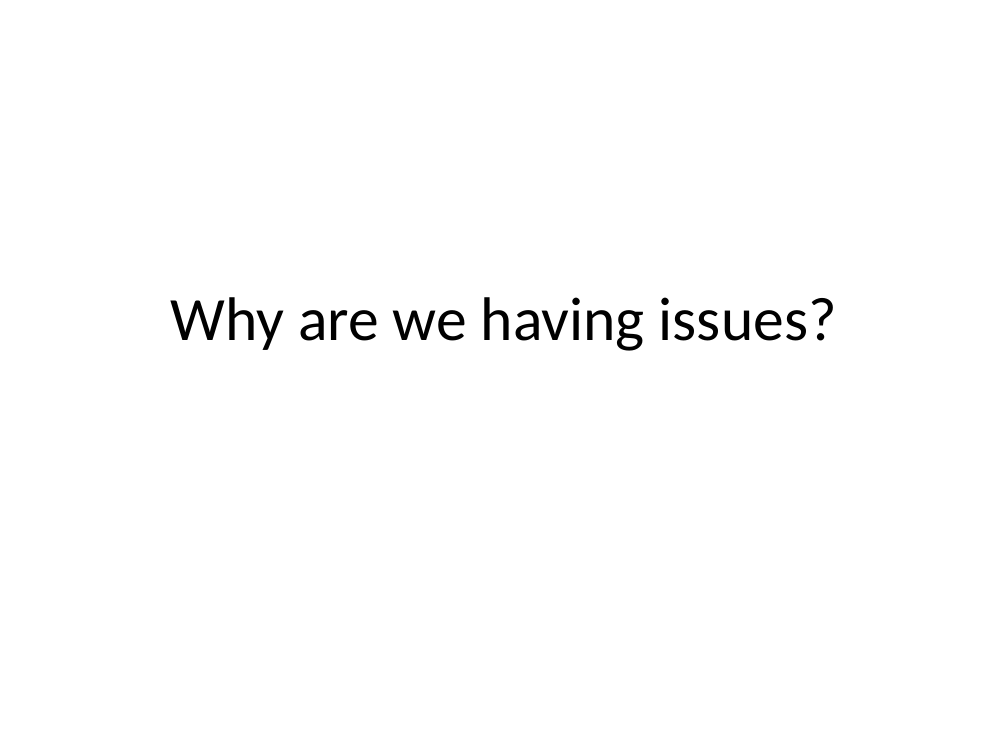
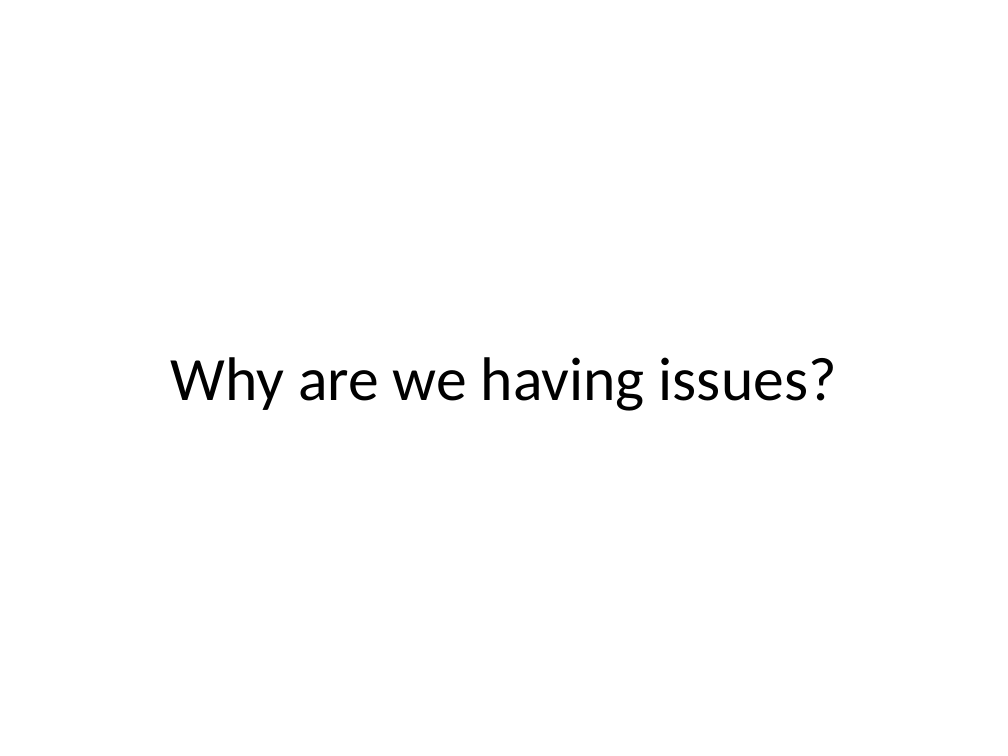
Before and after one commit to maaretp/TalesOfDeveloperTesterCollaboration, a slide deck: slide 17 of Tales from Tester Developer Collaboration.pptx (slide 9 before the commit). Drawn at 1008x756 pixels with LibreOffice and Linux fonts; fonts in the diff are those of the drawing. Boxes give left, top, right and bottom in pixels: in the first picture for what was removed or moved away, otherwise in the second. Text is boxed around its words. In the diff, an @@ line names an element or a change of style, - is before the commit and + after.

```diff
--- a/Tales from Tester Developer Collaboration.pptx
+++ b/Tales from Tester Developer Collaboration.pptx
@@ title "Why are we having issues?": place and size @@
-title "Why are we having issues?" at (170,297,837,351)
+title "Why are we having issues?" at (170,357,837,411)
```
Also in this commit, not shown: 1 other slide changed, 10 slides added, 1 slide removed.
